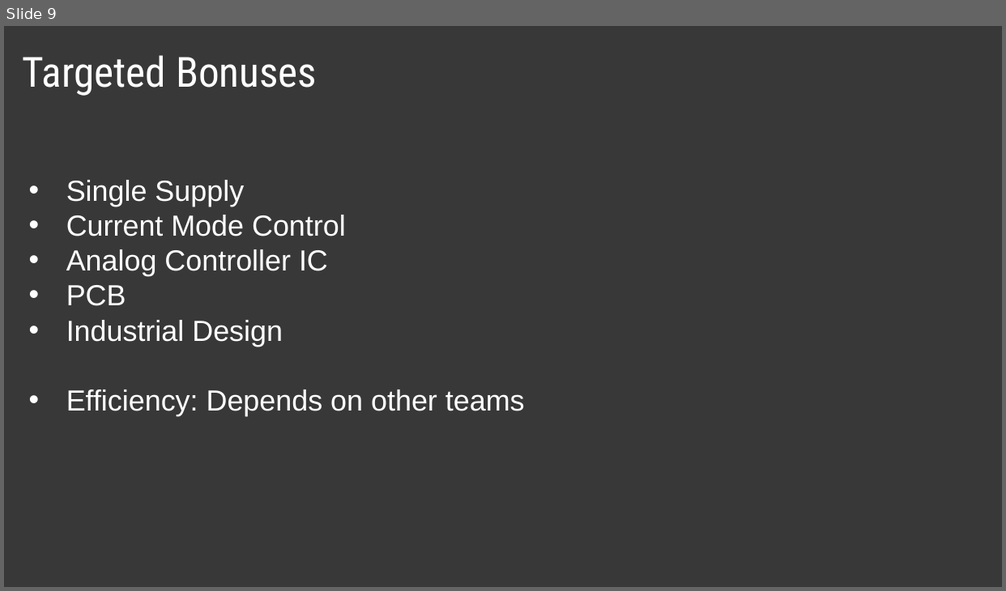
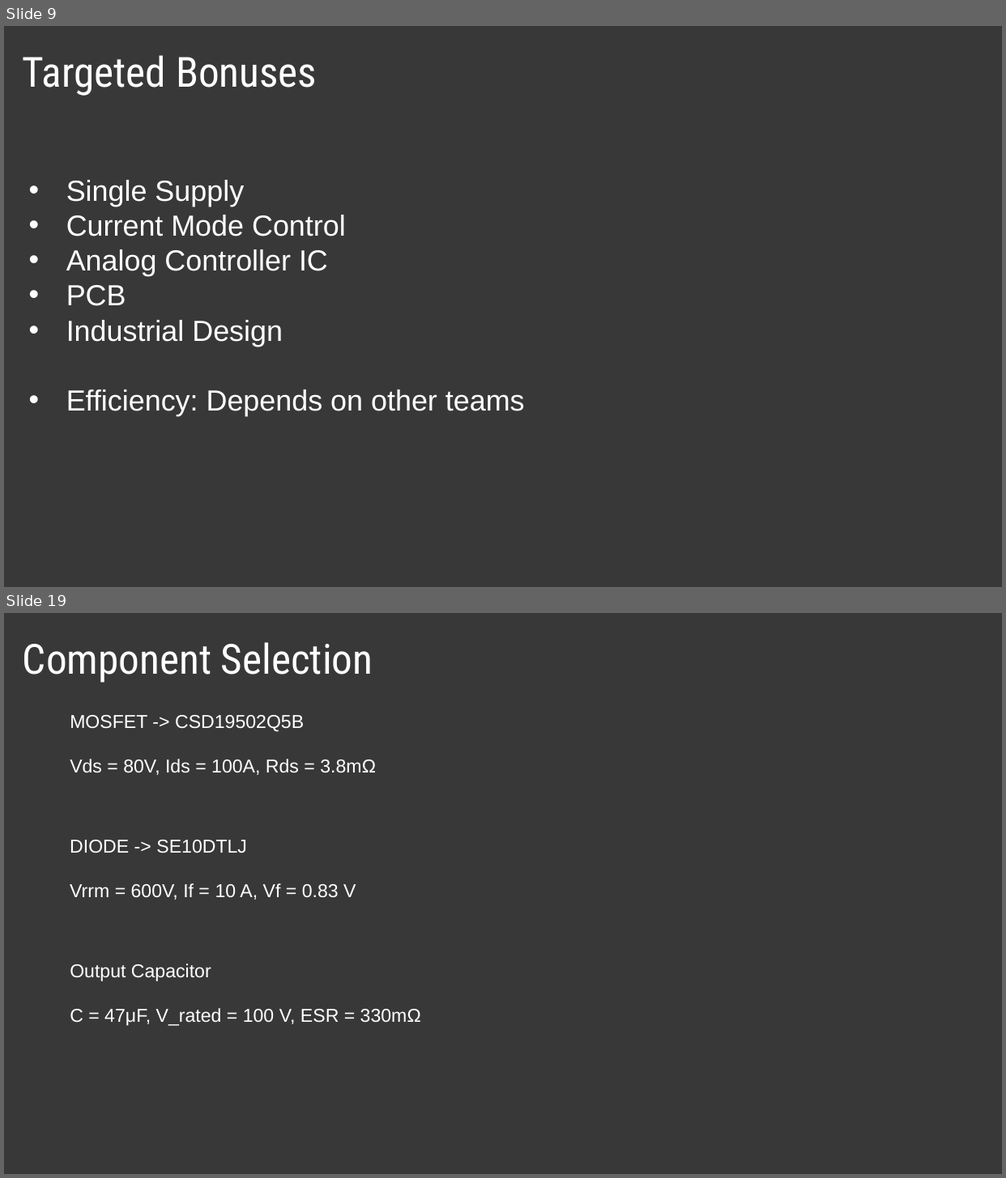
Before and after one commit to Mehmet-Emre-Dogan/EE464_2022-2023_TermProject, a slide deck: presentation/presentation.pptx. Shown one above the other, each under a label of ours: slide 9 before the commit, slides 9 and 19 after it; the slides between them are not shown. The pictures are 1006x591 and 1006x1178 pixels, drawn with LibreOffice and Linux fonts; fonts in the diff are those of the drawing. Boxes give left, top, right and bottom in pixels: in the first picture for what was removed or moved away, otherwise in the second. Text is boxed around its words. In the diff, an @@ line names an element or a change of style, - is before the commit and + after.

```diff
--- a/presentation/presentation.pptx
+++ b/presentation/presentation.pptx
@@ slide 19 added at [4,613,1002,1174], background #383838 @@
@@ title added at [23,642,373,683], 40 pt, text #FFFFFF @@
+Component Selection
@@ text added at [70,715,376,775], 18 pt, text #FFFFFF @@
+MOSFET -> CSD19502Q5B
+Vds = 80V, Ids = 100A, Rds = 3.8mΩ
@@ text added at [70,840,356,900], 18 pt, text #FFFFFF @@
+DIODE -> SE10DTLJ
+Vrrm = 600V, If = 10 A, Vf = 0.83 V
@@ text added at [70,964,421,1026], 18 pt, text #FFFFFF @@
+Output Capacitor
+C = 47μF, V_rated = 100 V, ESR = 330mΩ
```
Also in this commit, not shown: 1 slide changed, 10 other slides added, 4 other files.
